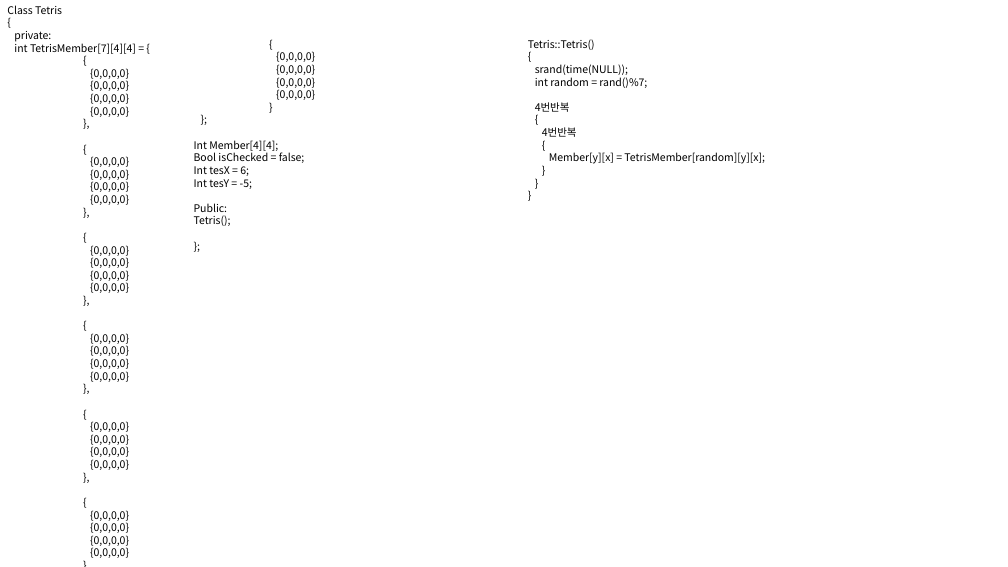
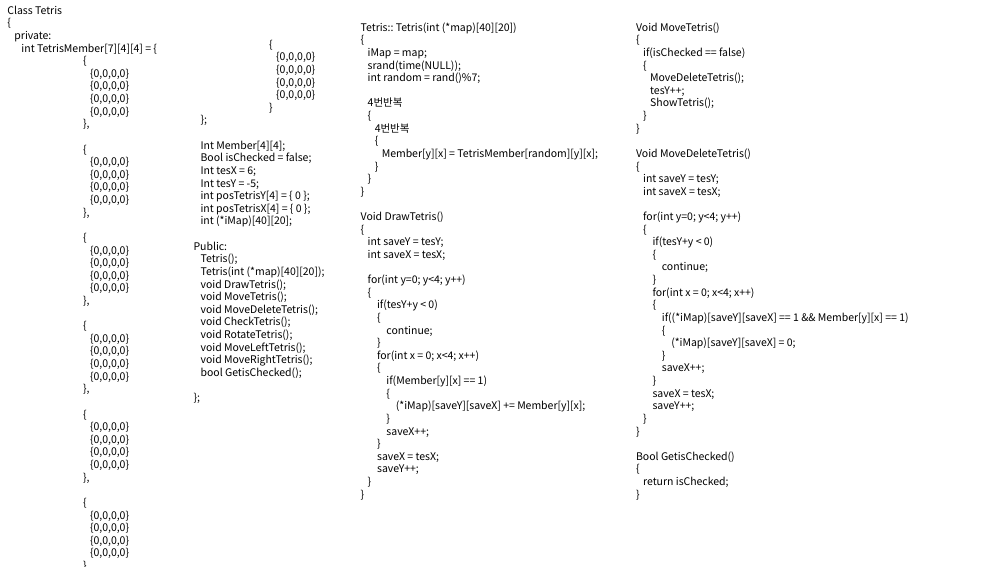
Before and after one commit to HEYHO8037/Tetris, a slide deck: slide 1 of Tetris.pptx. Drawn at 1008x567 pixels with LibreOffice and Linux fonts; fonts in the diff are those of the drawing. Boxes give left, top, right and bottom in pixels: in the first picture for what was removed or moved away, otherwise in the second. Text is boxed around its words. In the diff, an @@ line names an element or a change of style, - is before the commit and + after.

```diff
--- a/Tetris.pptx
+++ b/Tetris.pptx
@@ text "Class Tetris" rewrapped from (7,5,136,558) to (7,5,315,558) @@
@@ text "Tetris:: Tetris(int (*map)[40][20])": place and size @@
-text "Tetris:: Tetris(int (*map)[40][20])" at (528,39,765,164)
+text "Tetris:: Tetris(int (*map)[40][20])" at (361,22,598,474)
@@ text at (361,22,517,34): text changed @@
-Tetris::Tetris()
+Tetris:: Tetris(int (*map)[40][20])
@@ text added at (368,22,908,487), 10 pt, text #000000 @@
+Void MoveTetris()
+{
+if(isChecked == false)
+{
+MoveDeleteTetris();
+tesY++;
+ShowTetris();
+}
+}
+Void MoveDeleteTetris()
+{
+int saveY = tesY;
+int saveX = tesX;
+for(int y=0; y<4; y++)
+{
+if(tesY+y < 0)
+{
+continue;
+}
+for(int x = 0; x<4; x++)
+{
+if((*iMap)[saveY][saveX] == 1 && Member[y][x] == 1)
+{
+(*iMap)[saveY][saveX] = 0;
+}
+saveX++;
+}
+saveX = tesX;
+saveY++;
+}
+}
+Bool GetisChecked()
+{
+return isChecked;
+}
@@ text at (368,48,427,59): paragraph added @@
+iMap = map;
@@ text at (201,188,302,227): paragraphs added @@
+int posTetrisY[4] = { 0 };
+int posTetrisX[4] = { 0 };
+int (*iMap)[40][20];
@@ text at (201,266,325,378): paragraphs added @@
+Tetris(int (*map)[40][20]);
+void DrawTetris();
+void MoveTetris();
+void MoveDeleteTetris();
+void CheckTetris();
+void RotateTetris();
+void MoveLeftTetris();
+void MoveRightTetris();
+bool GetisChecked();
@@ text at (368,274,585,474): paragraphs added @@
+Void DrawTetris()
+{
+int saveY = tesY;
+int saveX = tesX;
+for(int y=0; y<4; y++)
+{
+if(tesY+y < 0)
+{
+continue;
+}
+for(int x = 0; x<4; x++)
+{
+if(Member[y][x] == 1)
+{
+(*iMap)[saveY][saveX] += Member[y][x];
+}
+saveX++;
+}
+saveX = tesX;
+saveY++;
+}
+}
```
Also in this commit, not shown: 1 other slide changed, 1 slide added, 1 slide removed.
